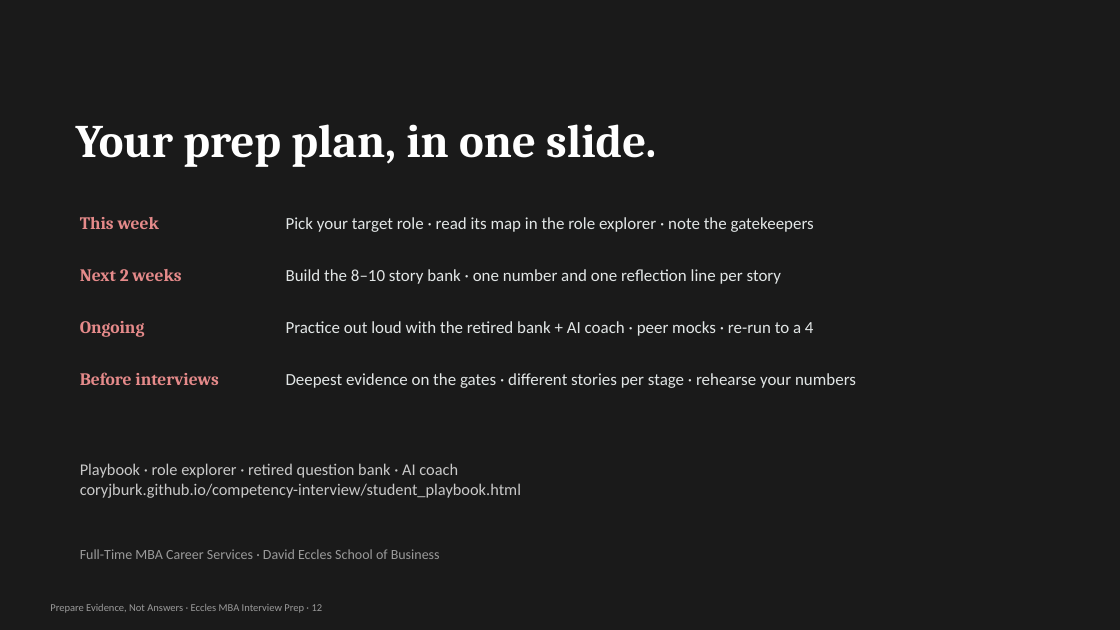
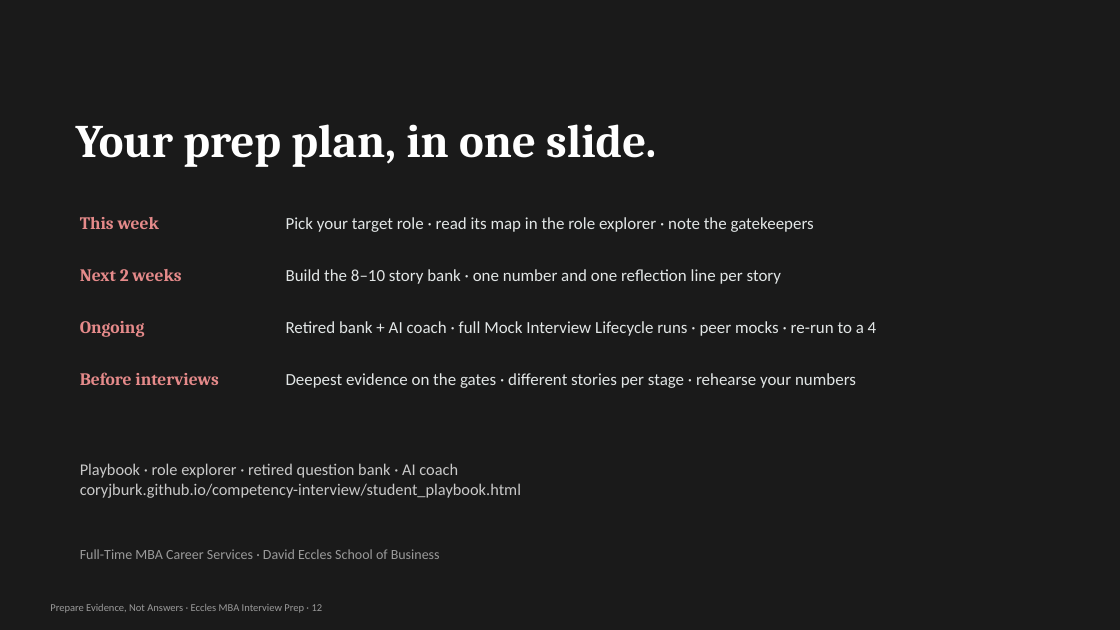
Before and after one commit to coryjburk/competency-interview, a slide deck: slide 12 of Eccles_MBA_Interview_Prep_Student_Overview.pptx. Drawn at 1120x630 pixels with LibreOffice and Linux fonts; fonts in the diff are those of the drawing. Boxes give left, top, right and bottom in pixels: in the first picture for what was removed or moved away, otherwise in the second. Text is boxed around its words. In the diff, an @@ line names an element or a change of style, - is before the commit and + after.

```diff
--- a/Eccles_MBA_Interview_Prep_Student_Overview.pptx
+++ b/Eccles_MBA_Interview_Prep_Student_Overview.pptx
@@ text at [286, 321, 877, 336]: text changed @@
-Practice out loud with the retired bank + AI coach · peer mocks · re-run to a 4
+Retired bank + AI coach · full Mock Interview Lifecycle runs · peer mocks · re-run to a 4
```
Also in this commit, not shown: 1 other slide changed, 5 other files.
